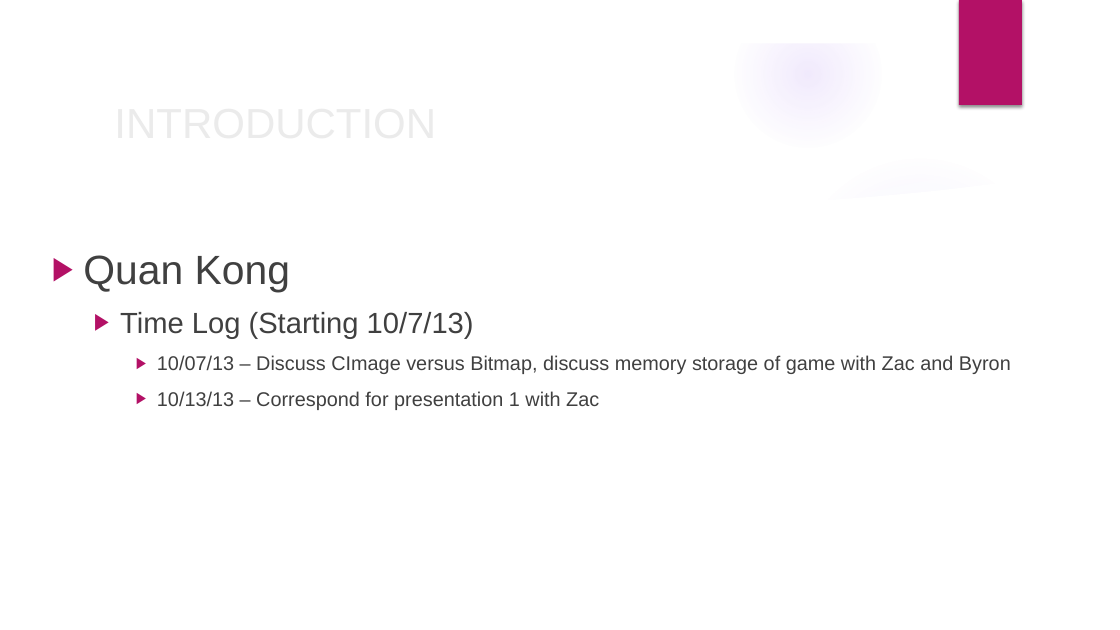
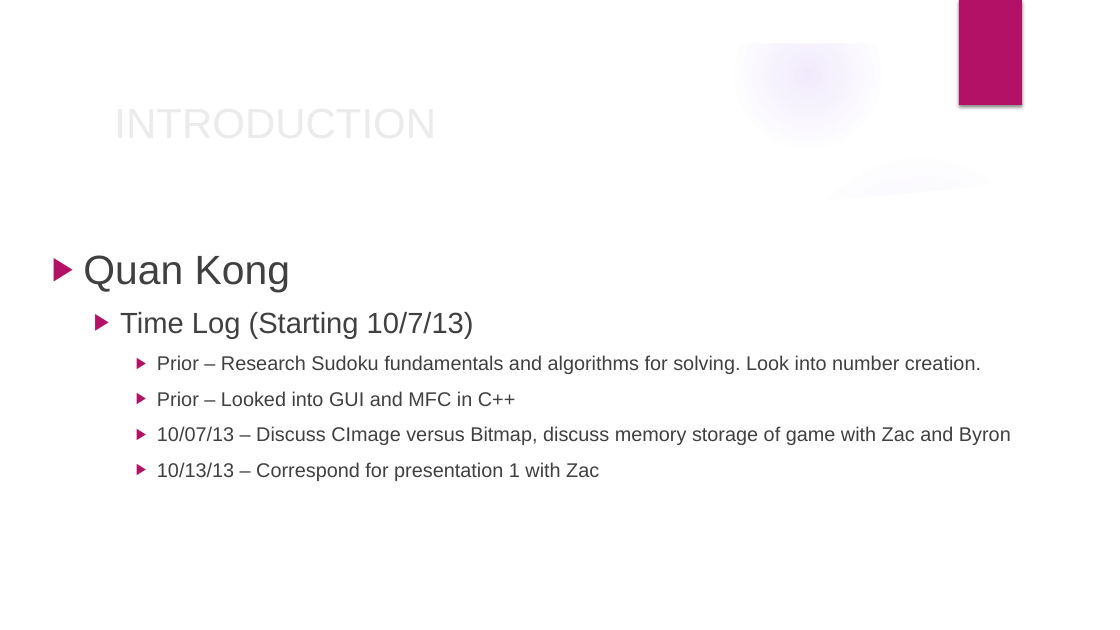
Before and after one commit to ciszwt/CIS641, a slide deck: slide 6 of CIS 641 PRESENTATION 1.pptx. Drawn at 1120x630 pixels with LibreOffice and Linux fonts; fonts in the diff are those of the drawing; background and template pictures are left out. Boxes give left, top, right and bottom in pixels: in the first picture for what was removed or moved away, otherwise in the second. Text is boxed around its words. In the diff, an @@ line names an element or a change of style, - is before the commit and + after.

Commit message:
Updated Quan's time log slide - ZWT

```diff
--- a/CIS 641 PRESENTATION 1.pptx
+++ b/CIS 641 PRESENTATION 1.pptx
@@ text at (x1=157, y1=355, x2=981, y2=406): paragraphs added @@
+    ▶ Prior – Research Sudoku fundamentals and algorithms for solving. Look into number creation.
+    ▶ Prior – Looked into GUI and MFC in C++
```
